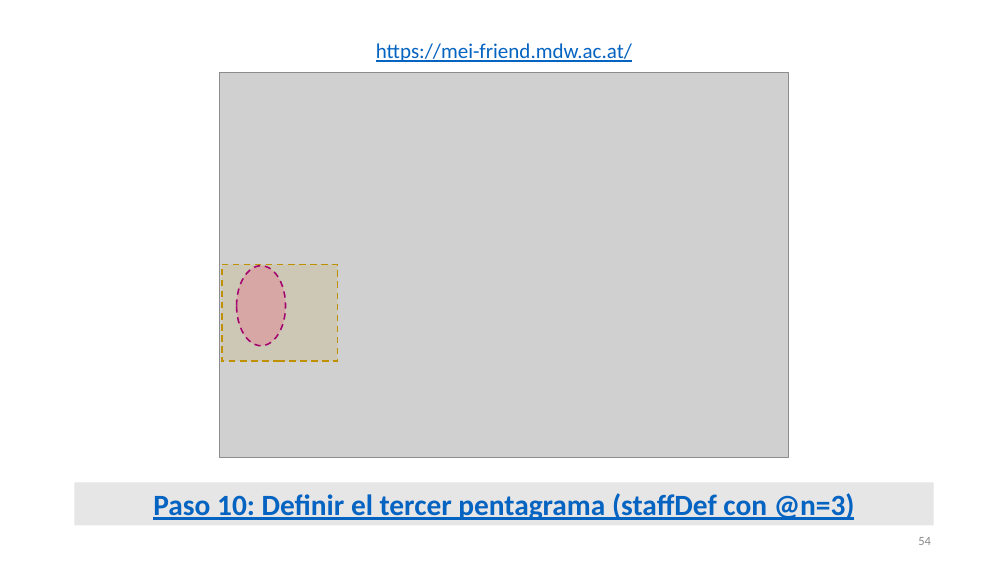
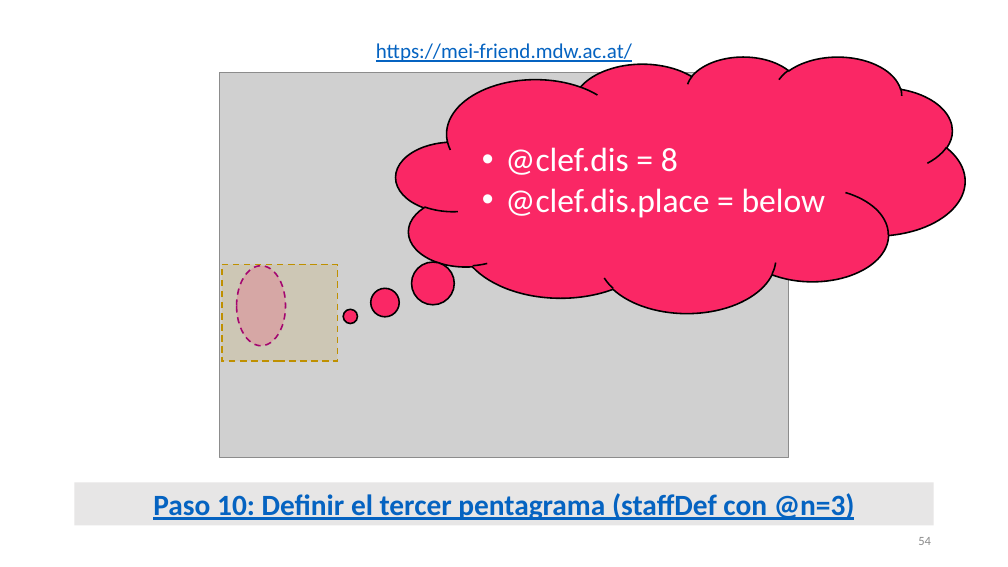
Before and after one commit to martha-thomae/Taller_de_codificacion_en_MEI, a slide deck: slide 54 of Taller_TEI2024_MThomae.pptx. Drawn at 1008x567 pixels with LibreOffice and Linux fonts; fonts in the diff are those of the drawing; grey boxes stand for pictures. Boxes give left, top, right and bottom in pixels: in the first picture for what was removed or moved away, otherwise in the second. Text is boxed around its words. In the diff, an @@ line names an element or a change of style, - is before the commit and + after.

```diff
--- a/Taller_TEI2024_MThomae.pptx
+++ b/Taller_TEI2024_MThomae.pptx
@@ thought cloud added at (396,56,966,312), fill #FA2765, outline #000000 1.5 pt, 32 pt, text #FFFFFF @@
+• @clef.dis = 8
+• @clef.dis.place = below
```
Also in this commit, not shown: 5 other slides changed.
